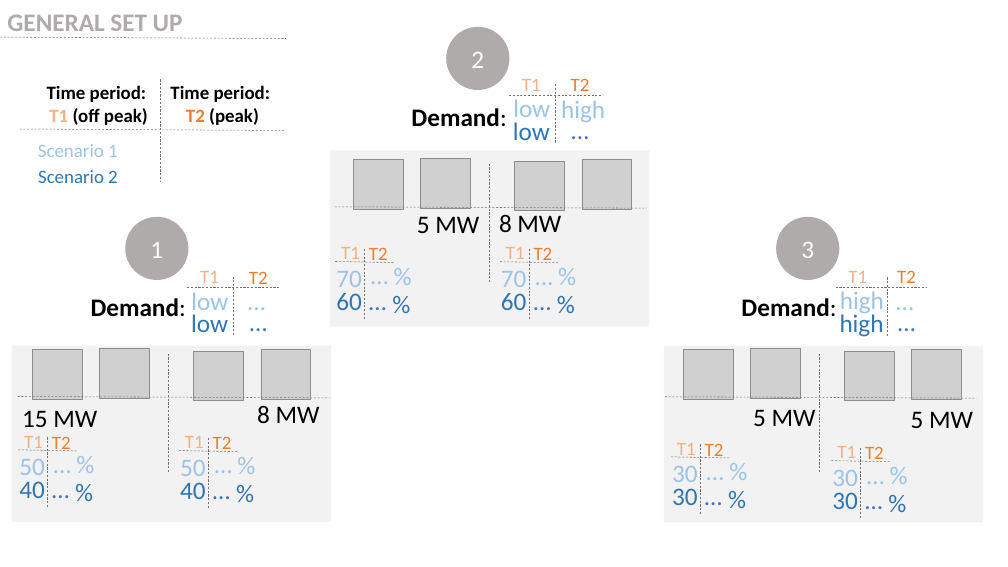
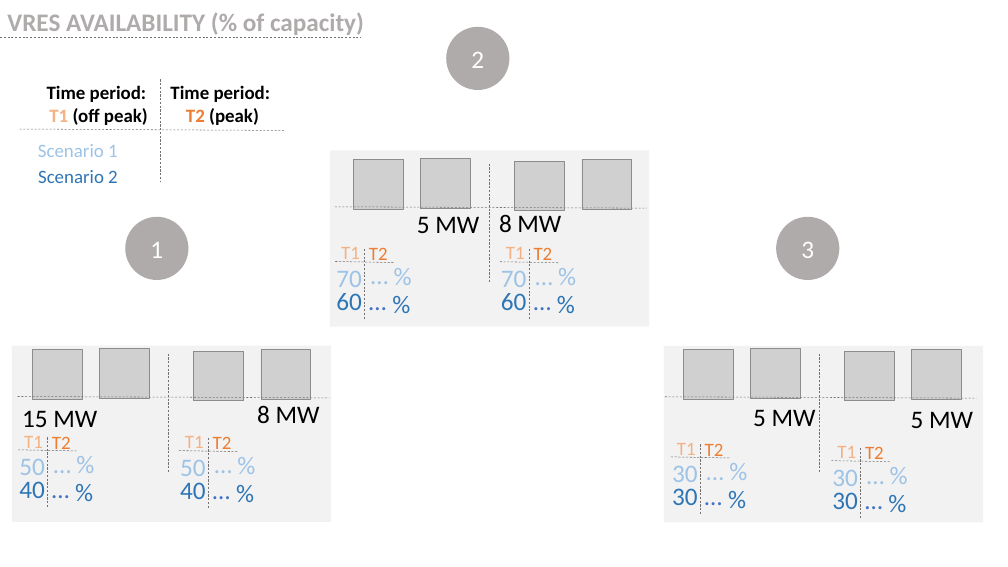
Before and after one commit to gamma-opt/TSEP_illustrative_example, a slide deck: slide 4 of 2022 data/optimisation_results/1M_gen_budget_results copy.pptx (slide 1 before the commit). Drawn at 1008x567 pixels with LibreOffice and Linux fonts; fonts in the diff are those of the drawing; grey boxes stand for pictures. Boxes give left, top, right and bottom in pixels: in the first picture for what was removed or moved away, otherwise in the second. Text is boxed around its words. In the diff, an @@ line names an element or a change of style, - is before the commit and + after.

```diff
--- a/2022 data/optimisation_results/1M_gen_budget_results copy.pptx
+++ b/2022 data/optimisation_results/1M_gen_budget_results copy.pptx
@@ text at [7, 13, 364, 38]: text changed @@
-GENERAL SET UP
+VRES AVAILABILITY (% of capacity)
@@ line moved from (0, 37) - (286, 39) to (0, 37) - (361, 37) @@
@@ text removed at [522, 79, 541, 96] @@
-T1
@@ line removed from (555, 84) to (555, 144) @@
@@ text removed at [571, 78, 590, 96] @@
-T2
@@ text removed at [411, 108, 506, 127] @@
-Demand:
@@ line removed from (509, 95) to (601, 95) @@
@@ text removed at [513, 99, 550, 124] @@
-low
@@ text removed at [561, 100, 605, 122] @@
-high
@@ text removed at [564, 110, 597, 148] @@
-…
@@ text removed at [513, 122, 550, 140] @@
-low
@@ text removed at [91, 298, 186, 316] @@
-Demand:
@@ line removed from (188, 287) to (279, 287) @@
@@ text removed at [191, 292, 228, 316] @@
-low
@@ text removed at [200, 271, 219, 288] @@
-T1
@@ line removed from (233, 277) to (233, 336) @@
@@ text removed at [240, 281, 274, 319] @@
-…
@@ text removed at [249, 272, 268, 288] @@
-T2
@@ text removed at [741, 298, 836, 317] @@
-Demand:
@@ line removed from (836, 287) to (928, 287) @@
@@ text removed at [840, 291, 884, 316] @@
-high
@@ text removed at [848, 271, 867, 288] @@
-T1
@@ line removed from (888, 278) to (888, 337) @@
@@ text removed at [889, 281, 923, 319] @@
-…
@@ text removed at [897, 270, 916, 288] @@
-T2
@@ text removed at [191, 314, 228, 332] @@
-low
@@ text removed at [242, 303, 275, 341] @@
-…
@@ text removed at [840, 311, 884, 337] @@
-high
@@ text removed at [891, 302, 924, 340] @@
-…
```
Also in this commit, not shown: 2 other slides changed, 6 slides added, 3 other files.
